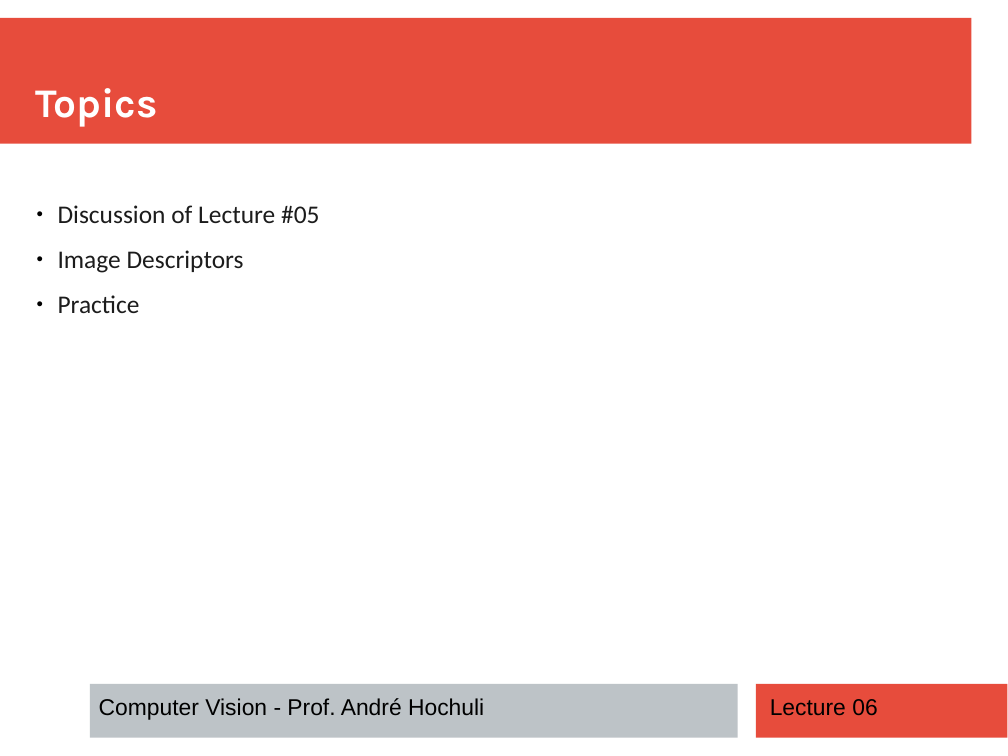
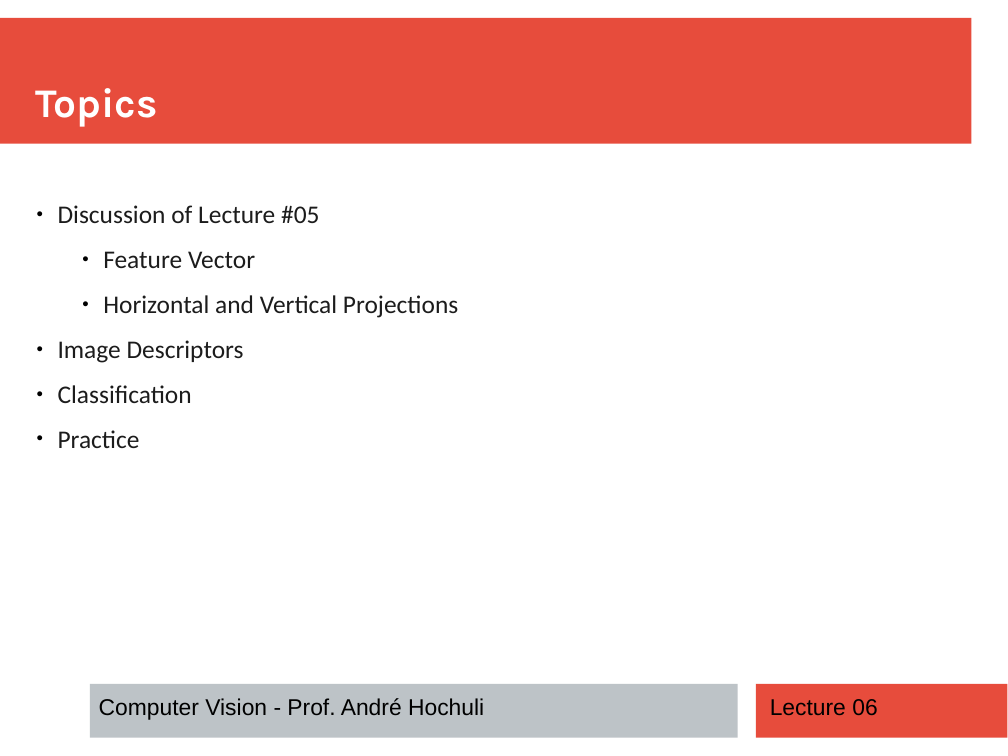
Before and after one commit to andrehochuli/teaching, a slide deck: slide 2 of ComputerVision/Lecture 06 - Image Descriptors/Lecture 06 - Image Descriptors.pptx. Drawn at 1008x756 pixels with LibreOffice and Linux fonts; fonts in the diff are those of the drawing. Boxes give left, top, right and bottom in pixels: in the first picture for what was removed or moved away, otherwise in the second. Text is boxed around its words. In the diff, an @@ line names an element or a change of style, - is before the commit and + after.

Commit message:
Lecture 06

```diff
--- a/ComputerVision/Lecture 06 - Image Descriptors/Lecture 06 - Image Descriptors.pptx
+++ b/ComputerVision/Lecture 06 - Image Descriptors/Lecture 06 - Image Descriptors.pptx
@@ text at (103, 251, 458, 318): paragraphs added @@
+  ● Feature Vector
+  ● Horizontal and Vertical Projections
@@ text at (58, 385, 192, 403): paragraph added @@
+● Classification
```
Also in this commit, not shown: 13 slides added, 1 other file.
